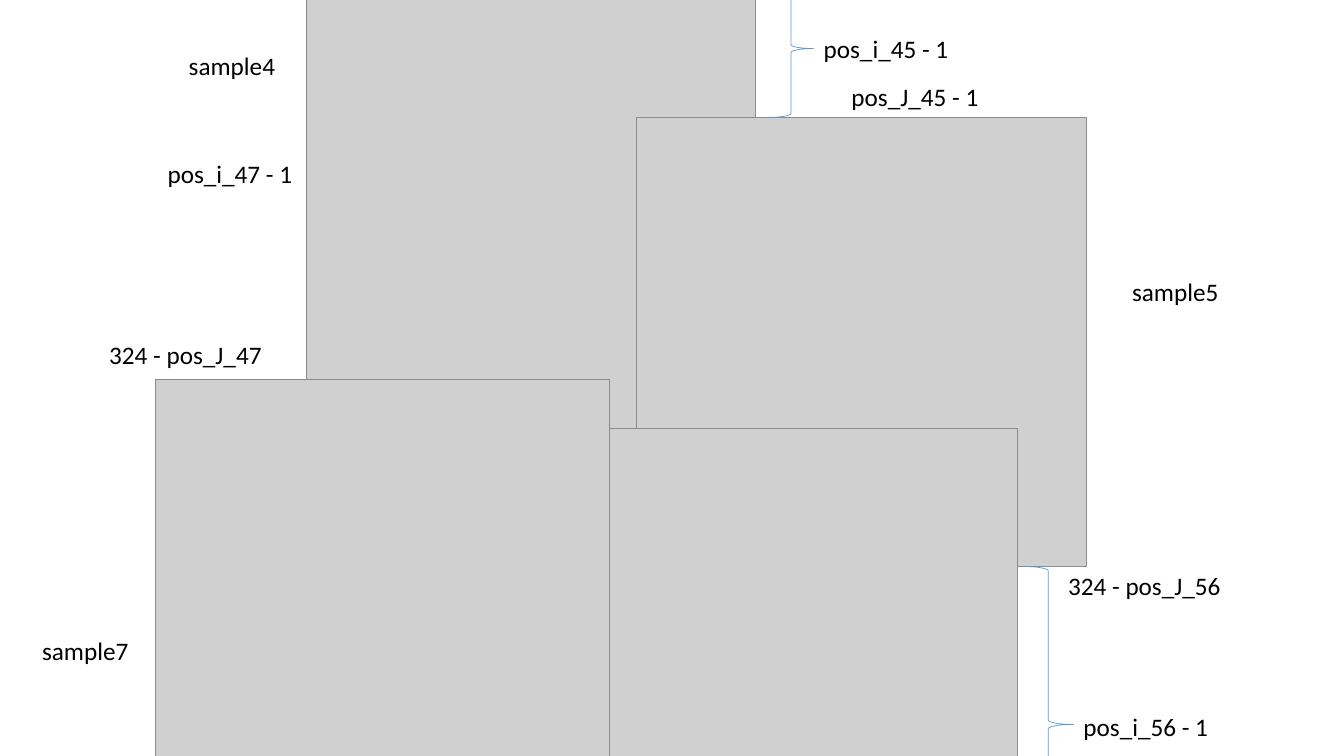
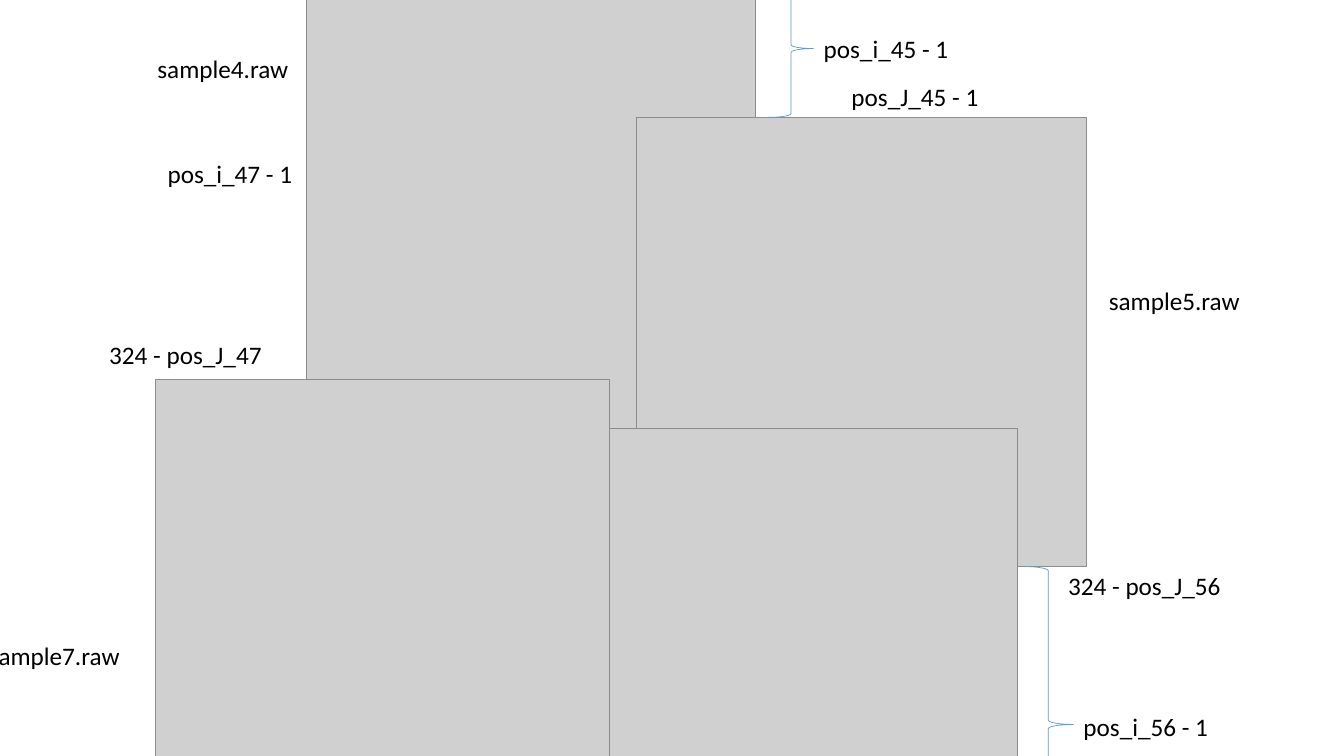
Before and after one commit to iamyuanchung/Spring-2016-DIP, a slide deck: slide 1 of hw2/guess.pptx. Drawn at 1344x756 pixels with LibreOffice and Linux fonts; fonts in the diff are those of the drawing; grey boxes stand for pictures. Boxes give left, top, right and bottom in pixels: in the first picture for what was removed or moved away, otherwise in the second. Text is boxed around its words. In the diff, an @@ line names an element or a change of style, - is before the commit and + after.

```diff
--- a/hw2/guess.pptx
+++ b/hw2/guess.pptx
@@ text at (157,60,288,82): text changed @@
-sample4
+sample4.raw
@@ text at (1109,292,1240,314): text changed @@
-sample5
+sample5.raw
@@ text at (0,647,120,669): text changed @@
-sample7
+sample7.raw
```
Also in this commit, not shown: 13 other files.
